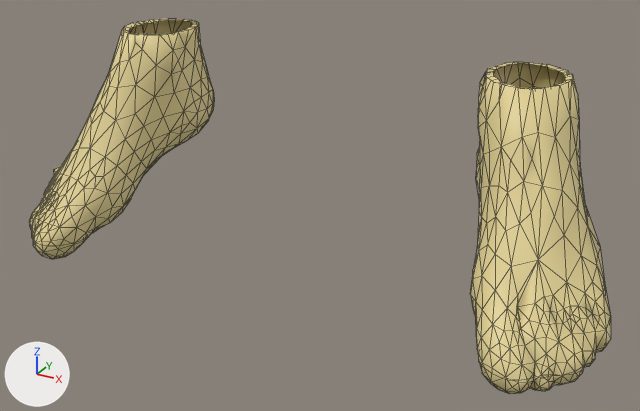
The FBX model Assets/Resources/WRLDZ/Avatar3D/Clothes/argon_shoes_marik_bc_male.fbx, before and after one commit.
Both versions are drawn from a camera (50 mm lens) standing at (0.378, -0.662, 0.396) and looking at (0.021, -0.013, 0.071). Every picture has the same lights, and +X, +Y and +Z are marked at lower left. The picture after the commit comes second. Mesh edges are drawn as thin lines. Vertices at exactly the same position are counted once.

The scene before the commit, as lines of its bpy script (objects in view):
```python
me_argoncloth_002 = bpy.data.meshes.new('ArgonCloth.002')
me_argoncloth_002.from_pydata(...)  # 1163 vertices, 1949 faces; spans x -0.293..0.292, y -0.115..0.095, z -0.006..0.205
me_argoncloth_002.materials.append(mat_argoncloth_shoes_mat)  # beige #e6d596
ob_argoncloth = bpy.data.objects.new('ArgonCloth', me_argoncloth_002)
ob_argoncloth.location = (0.0, 0.0, 0.0)
```
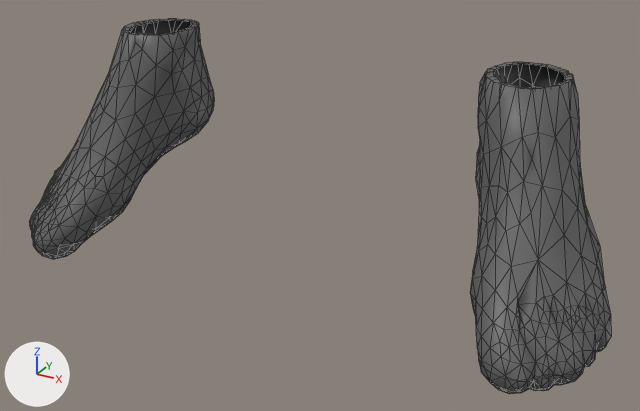
The change, as a list of edits to the scene's bpy script:
```text
Add mat_argoncloth_shoes_mat_001:
    mat_argoncloth_shoes_mat_001 = principled_material('ArgonCloth_shoes_mat.001')
    mat_argoncloth_shoes_mat_001.base_color = (0.118, 0.118, 0.118)  # dark grey #606060
Change me_argoncloth_002:
    used by ob_argoncloth; location = (0.0, 0.0, 0.0)
    remove me_argoncloth_002.from_pydata(...)  # 1163 vertices, 1949 faces; spans x -0.293..0.292, y -0.115..0.095, z -0.006..0.205
    add me_argoncloth_002.from_pydata(...)  # 1145 vertices, 1932 faces; spans x -0.292..0.292, y -0.115..0.095, z -0.006..0.205
    me_argoncloth_002 part 1: 142 vertices moved from x -0.293..-0.181, y -0.115..-0.006, z -0.006..0.058 to x -0.292..-0.181, y -0.115..-0.006, z -0.006..0.059; 43 vertices removed from x -0.284..-0.218, y -0.115..-0.034, z 0.015..0.02; 28 vertices added at x -0.284..-0.217, y -0.114..-0.03, z 0.006..0.017
    me_argoncloth_002 part 2: 151 vertices moved from x 0.177..0.292, y -0.115..-0.001, z -0.004..0.058 to x 0.177..0.292, y -0.115..0.0, z -0.004..0.059; 24 vertices removed from x 0.205..0.287, y -0.09..-0.033, z 0.015..0.024; 21 vertices added at x 0.204..0.287, y -0.089..-0.028, z 0.011..0.019
    me_argoncloth_002 part 3: 1772 faces spanning x -0.292..0.292, y -0.115..0.095, z -0.006..0.205 switch from mat_argoncloth_shoes_mat (beige #e6d596) to mat_argoncloth_shoes_mat_001 (dark grey #606060)
```

Location of each change, [x1, y1, x2, y2] in pixels of the pictures (640 x 411 px; the box of a moved part takes in the faces that stretch with it):
part 1 of me_argoncloth_002, moved or reshaped: [30, 163, 136, 259] in both
part 2 of me_argoncloth_002, moved or reshaped: [470, 249, 611, 393] in both
part 3 of me_argoncloth_002, recoloured (beige to dark grey): [29, 18, 611, 394] in both
